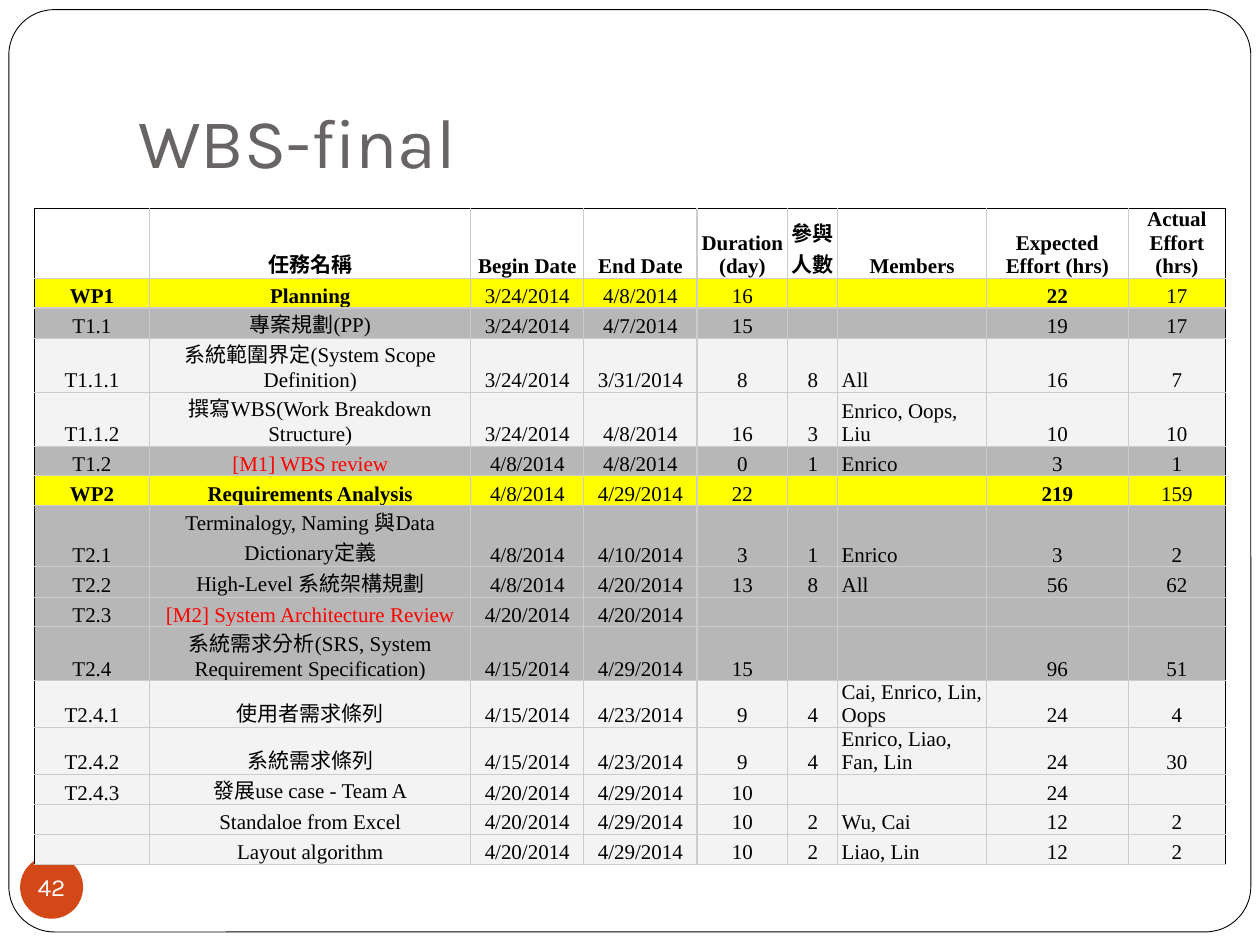
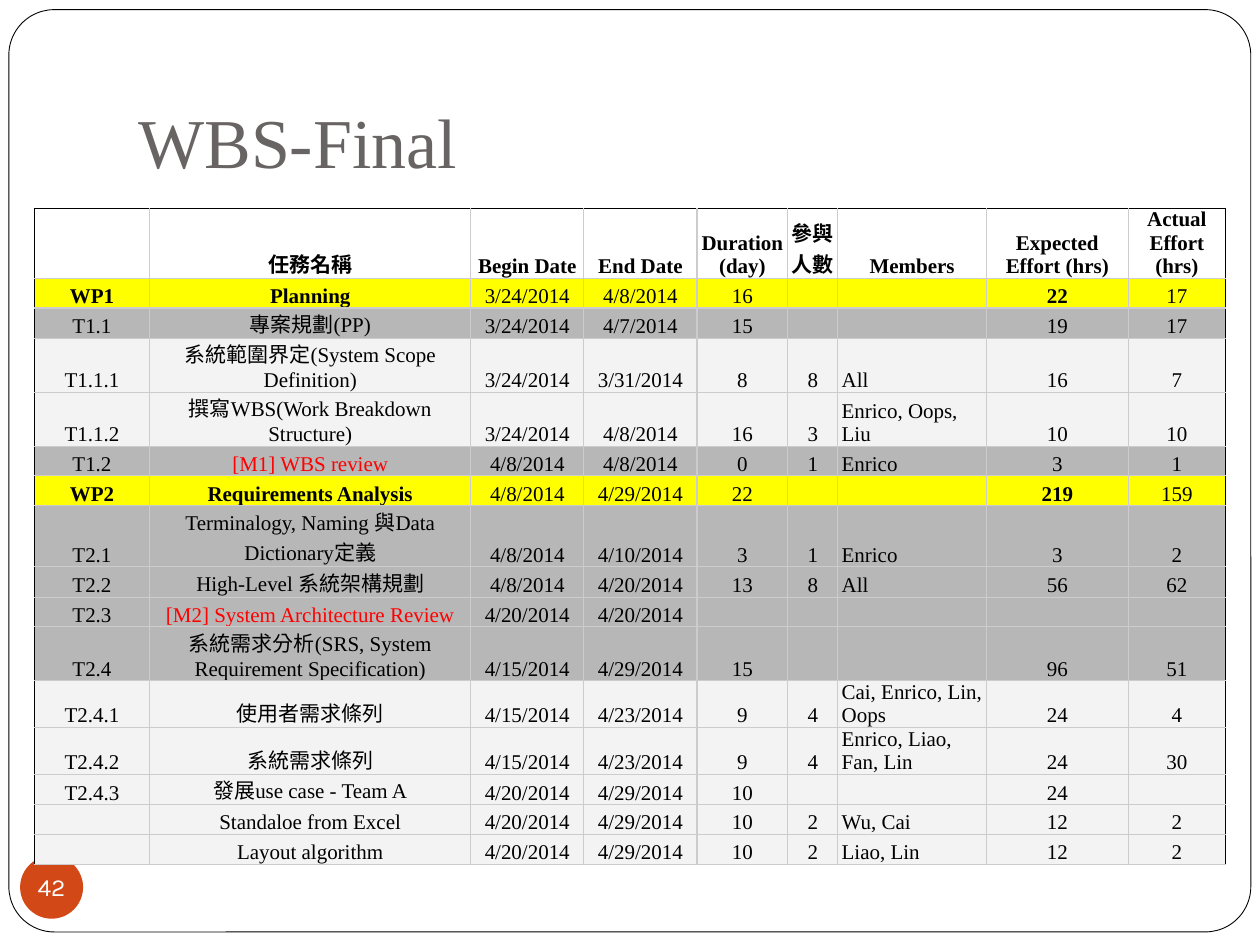
Before and after one commit to 2014-sed-team3/term-project, a slide deck: slide 42 of project/report/report.pptx. Drawn at 1260x945 pixels with LibreOffice and Linux fonts; fonts in the diff are those of the drawing. Boxes give left, top, right and bottom in pixels: in the first picture for what was removed or moved away, otherwise in the second. Text is boxed around its words. In the diff, an @@ line names an element or a change of style, - is before the commit and + after.

```diff
--- a/project/report/report.pptx
+++ b/project/report/report.pptx
@@ title at bbox=[138, 119, 457, 169]: text changed; font Karla to Times New Roman @@
-WBS-final
+WBS-Final
```
Also in this commit, not shown: 8 other slides changed, 4 slides added.
